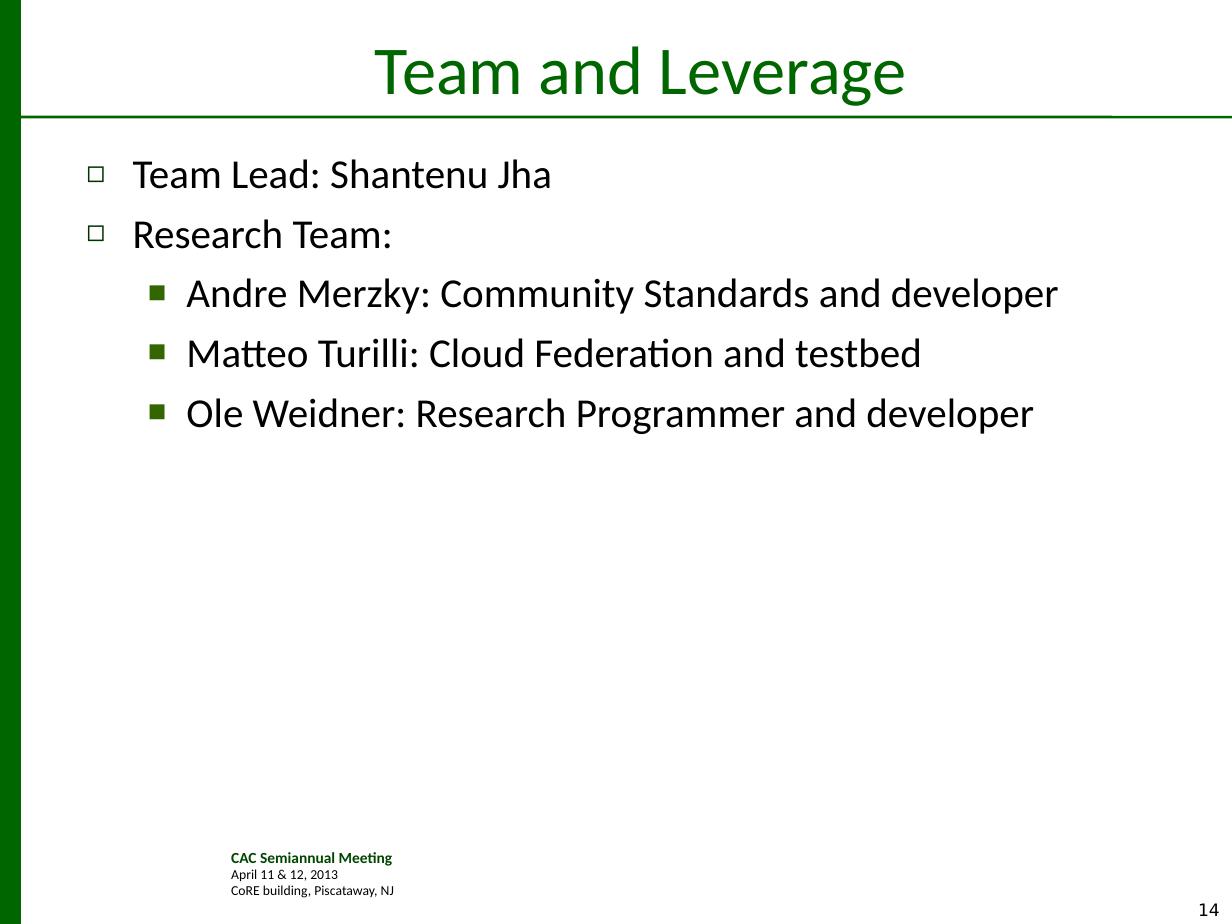
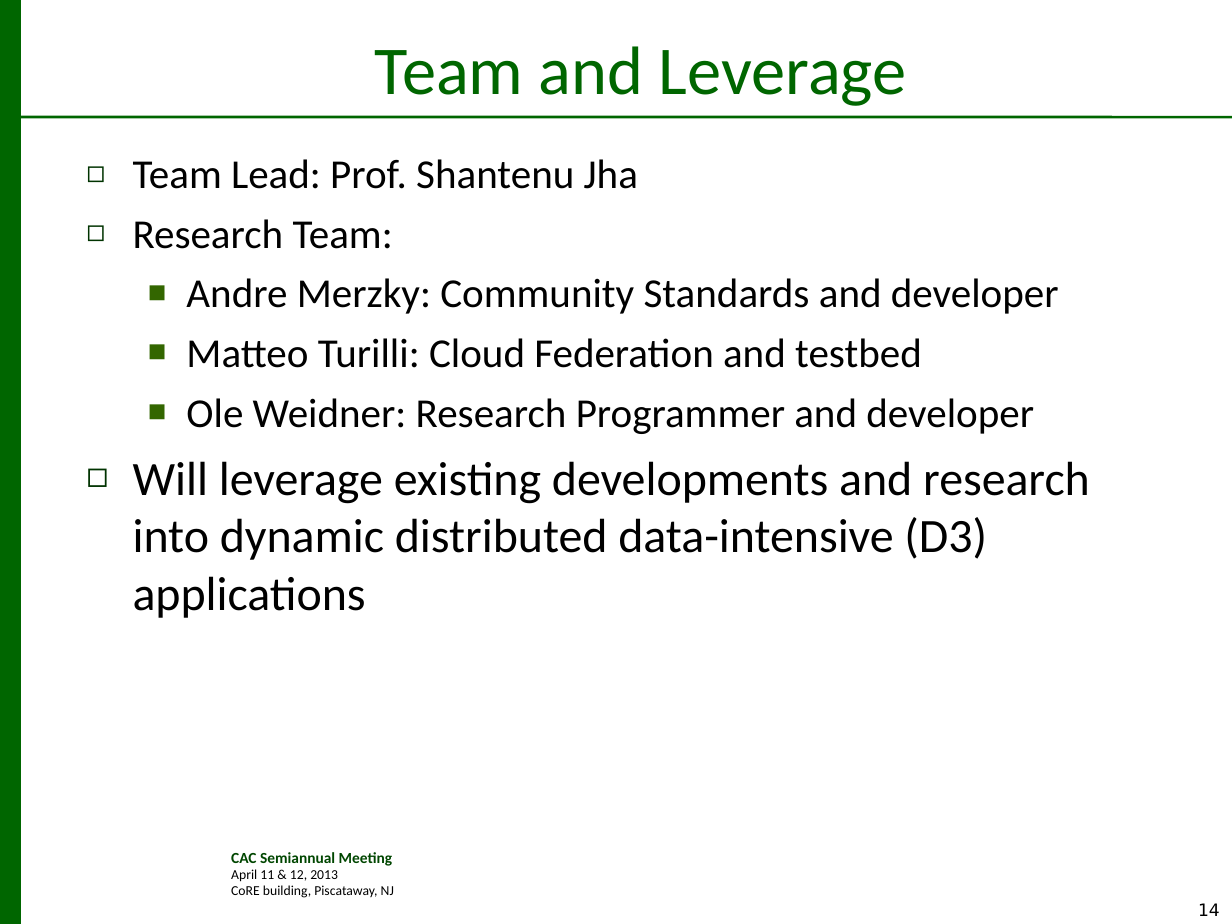
Before and after one commit to saga-project/presentations, a slide deck: slide 14 of cac-saga-occi.v1.1.ppt. Drawn at 1232x924 pixels with LibreOffice and Linux fonts; fonts in the diff are those of the drawing; background and template pictures are left out. Boxes give left, top, right and bottom in pixels: in the first picture for what was removed or moved away, otherwise in the second. Text is boxed around its words. In the diff, an @@ line names an element or a change of style, - is before the commit and + after.

```diff
--- a/cac-saga-occi.v1.1.ppt
+++ b/cac-saga-occi.v1.1.ppt
@@ text at (x1=133, y1=159, x2=638, y2=189): text changed @@
-◻ Team Lead: Shantenu Jha
+◻ Team Lead: Prof. Shantenu Jha
@@ text at (x1=133, y1=461, x2=1090, y2=618): paragraph added @@
+◻ Will leverage existing developments and research into dynamic distributed data-intensive (D3) applications
```
Also in this commit, not shown: 11 other slides changed, 1 other file.
